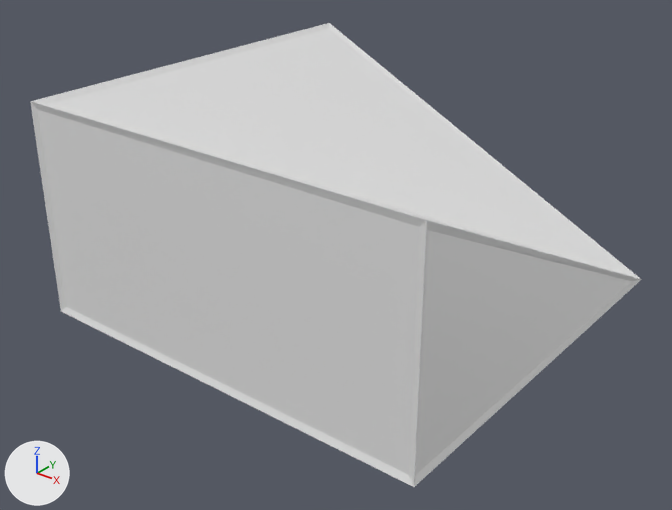
Renders of the Blender file res/blender/shapes/halfSlantCornerIn.blend from each side of a commit.
Camera for both pictures: a camera (50 mm lens) standing at (1.212, -1.608, 0.579) and looking at (-0.01, -0.081, -0.368). Every picture has the same lights, and +X, +Y and +Z are marked at lower left.

In view in the first picture: 'Shape', 'WireFrame'.
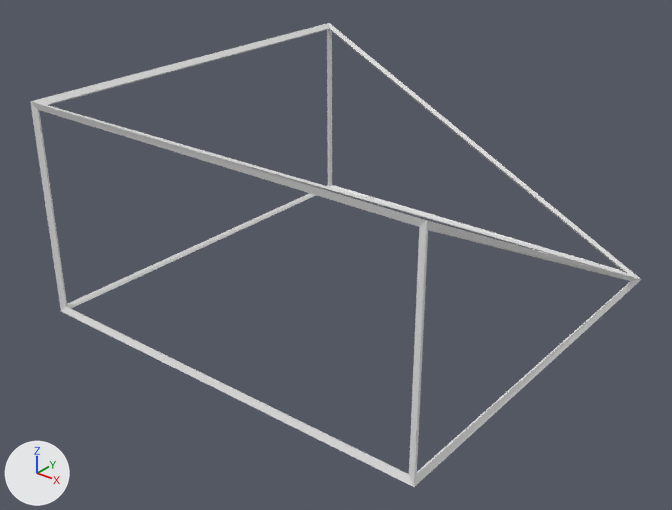
Changed parts and their boxes [x1, y1, x2, y2] in the pictures (672 x 510 px):
'Shape', hidden: before [38, 28, 632, 475]

The change, as a list of edits to the scene's bpy script:
```text
Change ob_shape:
    add ob_shape.hide_render = True
```
